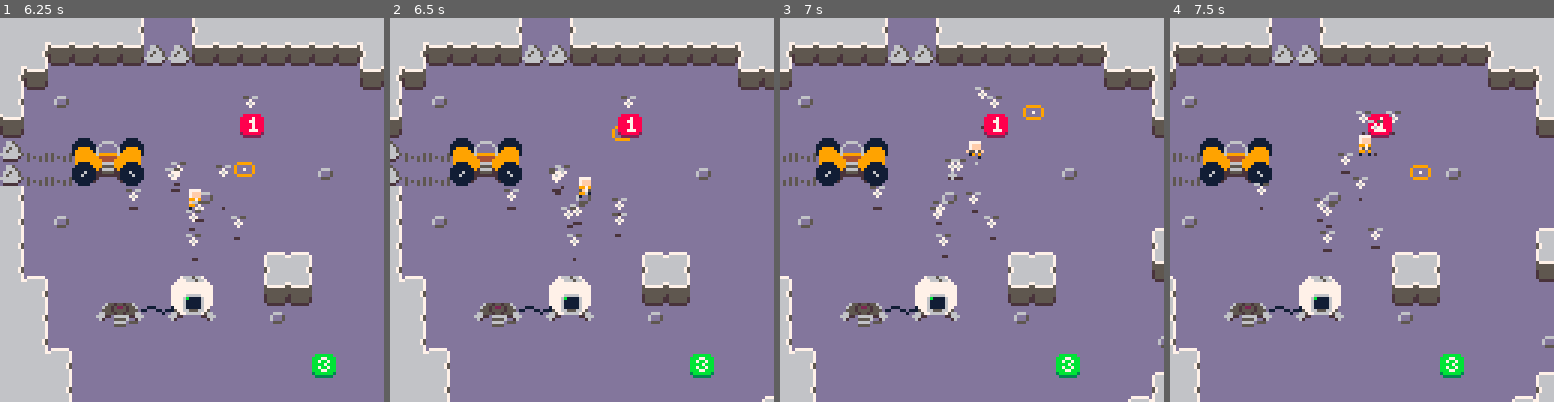
Above: before the commit, frames 1-4 (left to right).
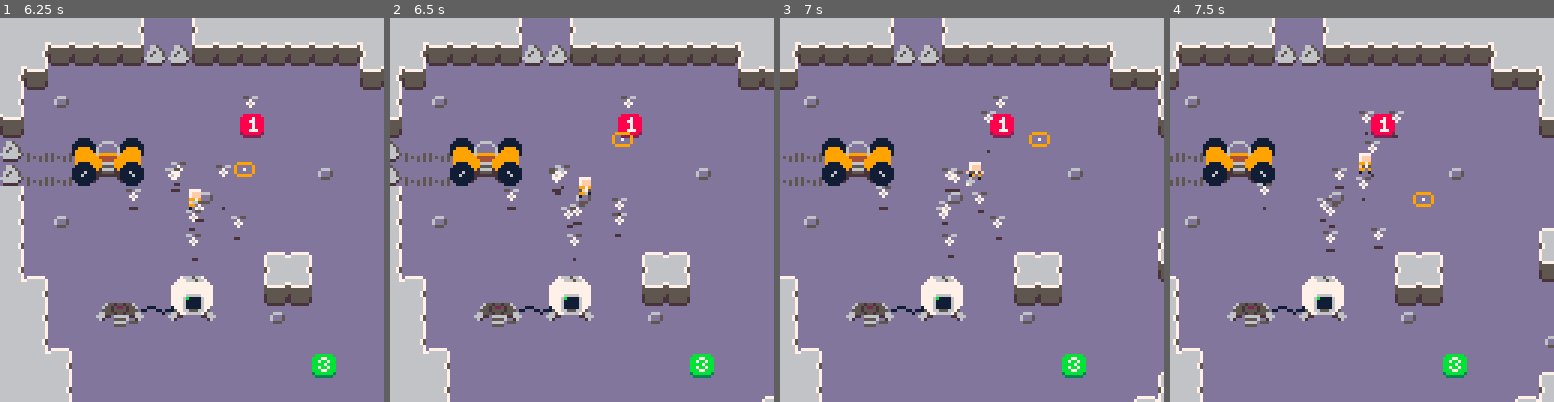
Above: after the commit, the same moments.

Repository: kevinthompson/moonbreak-p8
Game: PICO-8 cartridge moonbreak.p8
Two runs of this game, one before a commit and one after it. Both use one fixed random seed, a clock stepped at 60 frames per second and the inputs below.
Inputs:
- Up to frame 1 (6.25 s): tap O (Z key) at 0.33, 1.07, 2.22, 3.72, 5.22 s; tap Down at 0.7 s; tap X (X key) at 1.43, 2.07, 2.82, 3.57, 4.32, 5.07, 5.82 s; hold Up 1.97-2.63 s; hold Right 2.68-3.02 s; hold Down 3.07-3.73 s; hold Left 3.78-4.12 s; hold Up 4.17-4.5 s; hold Left 4.55-5.05 s; hold Right 5.1-5.93 s; hold Up from 5.98 s (still down)
- Up to frame 2 (6.5 s): keep holding Up
- Up to frame 3 (7 s): tap X (X key) at 6.57 s; release Up at 6.65 s; hold Right from 6.7 s (still down); tap O (Z key) at 6.72 s
- Up to frame 4 (7.5 s): release Right at 7.03 s; hold Down from 7.08 s (still down); tap X (X key) at 7.32 s

Frame 1 is identical in both runs. In frame 2, 0.1% of the frame differs, in the area x 57-64%, y 28-34%; in frame 3, 11%, in the area x 0-100%, y 0-100%; in frame 4, 7.6%.

Commit message:
fix: find nearest objective

Diff:
--- a/scripts/entities/bot.lua
+++ b/scripts/entities/bot.lua
@@ -2,12 +2,12 @@
   width = 5,
   height = 4,
 
-  follow_distance = 8,
+  follow_distance = 12,
 
   speed = .40,
   state = "follow",
 
-  target_radius = 8,
+  target_radius = 12,
   attack_timer = 0,
   attack_frames = 45,
 
@@ -103,6 +103,8 @@
 
     targeting = function(_ENV)
       target = nil
+      local new_target = nil
+      local new_target_dist = target_radius + 1
 
       -- find target
       for e in all(entity.objects) do
@@ -111,11 +113,17 @@
         -- TODO: check collision layers
         -- TODO: move to entity class
         if e.type == objective
-        and ccol({ x=x, y=y, r=target_radius }, e) then
-          _ENV:carry(e)
-          break
+        and ccol({ x=x, y=y, r=target_radius }, e)
+        then
+          local entity_dist = dist(_ENV, e)
+          if entity_dist < new_target_dist then
+            new_target_dist = entity_dist
+            new_target = e
+          end
         end
       end
+
+      if (new_target) _ENV:carry(new_target)
 
       if not target then
         state = "idle"
--- a/scripts/entities/objective.lua
+++ b/scripts/entities/objective.lua
@@ -64,14 +64,14 @@
     end,
 
     carry = function(_ENV)
-      solid = false
-
       if (#bots == 0) then
         state = "idle"
         return
       end
 
       if #bots >= bots_required then
+        solid = false
+
         if not target then
           target = machines[1]
           path = _ENV:find_path(target)
@@ -82,6 +82,8 @@
         elevation = 2
 
         _ENV:follow(target)
+      else
+        solid = true
       end
 
       -- position bots
Not shown, added: media/moonbreak_2024-05-12.gif
